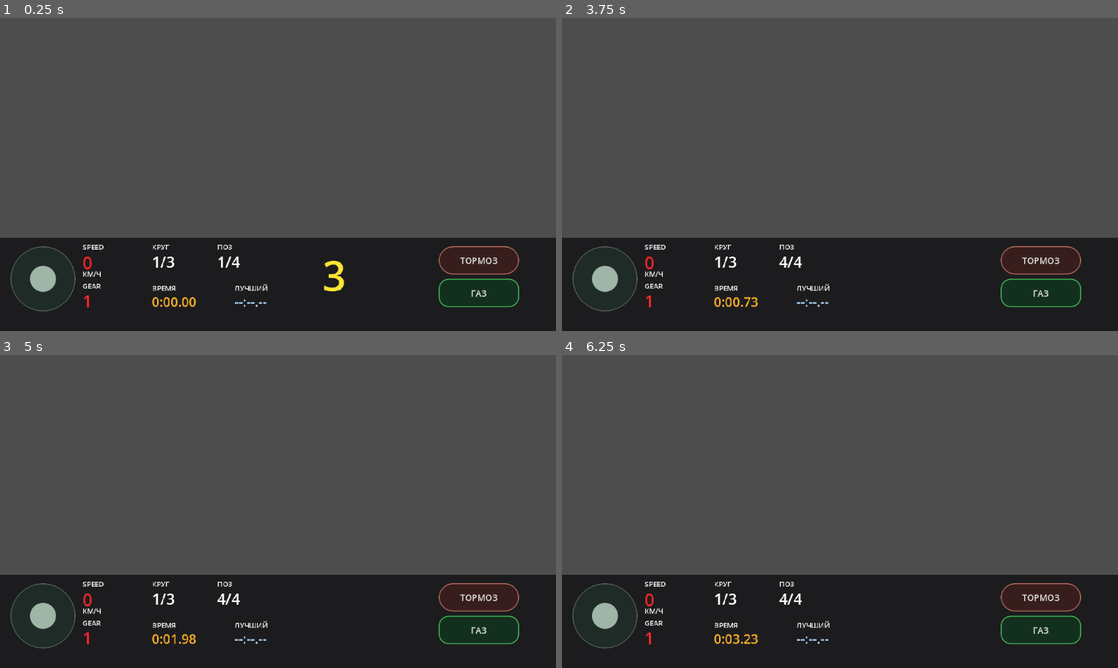
Above: before the commit, frames 1-4 (two rows, left to right).
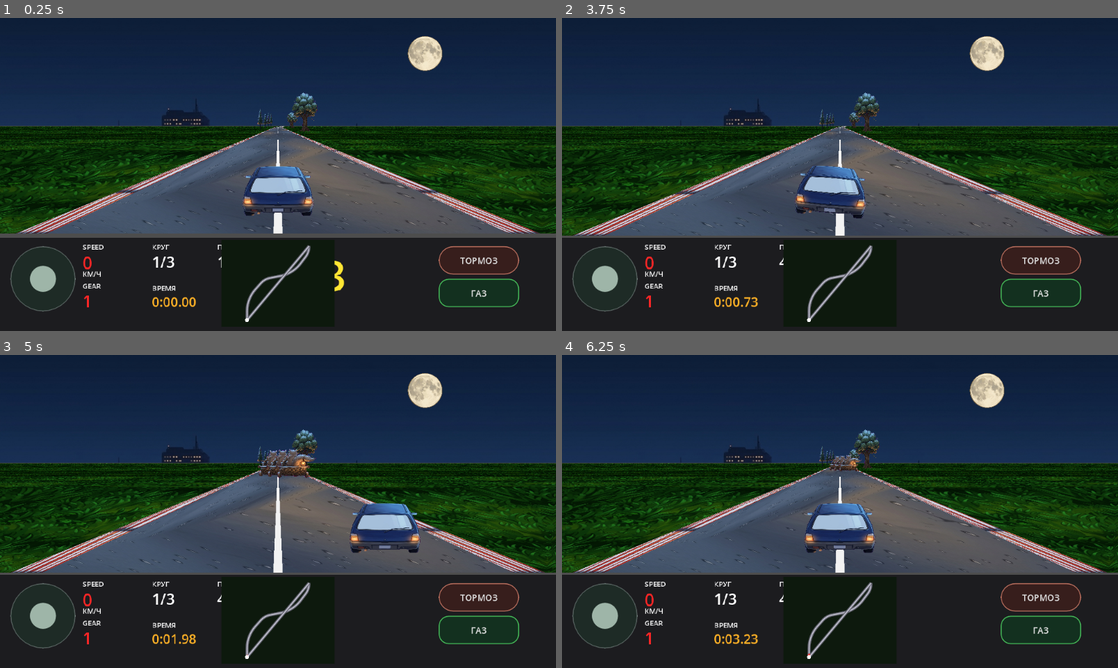
Above: after the commit, the same moments.

Repository: masterofmagic234/Arkon
Game: Godot game, scene res://scenes/level2_pseudo3d.tscn
The game is run twice, just before and just after one commit, with the same random seed, the same clock (stepped at 60 frames per second) and the same inputs. This scene is started directly instead of the project's main scene.
Inputs (mouse positions are in pixels of both pictures, inside the frame that each line leads up to):
- Up to frame 1 (0.25 s): no input
- Up to frame 2 (3.75 s): click "ТОРМОЗ" at 0.5 s; click "ГАЗ" at 1.25 s; tap Enter at 2, 3.5 s; move the mouse to (962, 158) at 2.02 s; hold D (race_right) 2.03-2.75 s; click (962, 158) at 2.17 s; tap Space at 2.75 s; drag from (728, 190) to (812, 237) at 2.77 s; move the mouse to (895, 105) at 3.52 s; hold D (race_right) from 3.53 s (still down)
- Up to frame 3 (5 s): release D (race_right) at 4.25 s; drag from (250, 574) to (111, 464) at 4.27 s
- Up to frame 4 (6.25 s): move the mouse to (1006, 558) at 5.02 s; hold A (race_left) 5.03-5.75 s; drag from (673, 464) to (756, 433) at 5.77 s

The runs differ from the first frame. In frame 1, 61% of the frame differs, in the area x 0-100%, y 0-98%; in frame 2, 61%; in frame 3, 61%; in frame 4, 61%.
Error before the commit: Parse Error: Unexpected identifier "ts" in class body. (res://scripts/race_renderer_pseudo3d.gd:298)

Commit message:
Repair grass UV renderer after malformed update

Diff:
--- a/scripts/race_renderer_pseudo3d.gd
+++ b/scripts/race_renderer_pseudo3d.gd
@@ -220,7 +220,10 @@
             var next_center_x: float = _smooth_track_x(next_absolute_seg) - camera_track_x
             ssx[i + 1] = half_w + next_scale * next_center_x * half_w
             ssy[i + 1] = horizon_y + (h - horizon_y) * CAMERA_BEHIND / next_dz
-            shw[i + 1] = next_scale * ROAD_WOR    # Grass is mapped in world coordinates, not per-render-segment UVs.
+            shw[i + 1] = next_scale * ROAD_WORLD_WIDTH * 0.5 * w * ROAD_SCREEN_SCALE
+
+
+    # Grass is mapped in world coordinates, not per-render-segment UVs.
     # Each thin trapezoid receives UVs from the inverse of the exact screen
     # projection used for the road. ROAD_STEP subdivision keeps the affine
     # interpolation inside each quad visually close to perspective-correct.
@@ -247,33 +250,23 @@
             var right_points := PackedVector2Array([road_r0, gr0, gr1, road_r1])
 
             if grass_texture != null:
-                # Physical depth of the two ends of this ground strip.
                 var dz_i: float = maxf(1.0, (float(gi) / float(VISUAL_SUBDIVISIONS) - cam_progress) * RaceLevelData.SEGMENT_HEIGHT + CAMERA_BEHIND)
                 var dz_j: float = maxf(1.0, (float(gj) / float(VISUAL_SUBDIVISIONS) - cam_progress) * RaceLevelData.SEGMENT_HEIGHT + CAMERA_BEHIND)
-
                 var center_x_i: float = _smooth_track_x(absolute_seg_i) - camera_track_x
                 var center_x_j: float = _smooth_track_x(absolute_seg_j) - camera_track_x
                 var half_road: float = ROAD_WORLD_WIDTH * 0.5
-
-                # Invert the exact road X projection. shw already contains
-                # the current viewport width, perspective scale and the
-                # ROAD_SCREEN_SCALE used by the renderer.
                 var world_dx_per_px_i: float = half_road * ROAD_SCREEN_SCALE / maxf(shw[gi], 0.001)
                 var world_dx_per_px_j: float = half_road * ROAD_SCREEN_SCALE / maxf(shw[gj], 0.001)
-
                 var world_x_left_i: float = center_x_i + (0.0 - ssx[gi]) * world_dx_per_px_i
                 var world_x_right_i: float = center_x_i + (w - ssx[gi]) * world_dx_per_px_i
                 var world_x_left_j: float = center_x_j + (0.0 - ssx[gj]) * world_dx_per_px_j
                 var world_x_right_j: float = center_x_j + (w - ssx[gj]) * world_dx_per_px_j
-
                 var world_x_road_l_i: float = center_x_i - half_road
                 var world_x_road_l_j: float = center_x_j - half_road
                 var world_x_road_r_i: float = center_x_i + half_road
                 var world_x_road_r_j: float = center_x_j + half_road
-
                 var uv_y_i: float = -dz_i * GRASS_WORLD_UV_SCALE
                 var uv_y_j: float = -dz_j * GRASS_WORLD_UV_SCALE
-
                 var left_uvs := PackedVector2Array([
                     Vector2(world_x_left_i * GRASS_WORLD_UV_SCALE, uv_y_i),
                     Vector2(world_x_road_l_i * GRASS_WORLD_UV_SCALE, uv_y_i),
@@ -286,16 +279,12 @@
                     Vector2(world_x_right_j * GRASS_WORLD_UV_SCALE, uv_y_j),
                     Vector2(world_x_road_r_j * GRASS_WORLD_UV_SCALE, uv_y_j)
                 ])
-
                 var grass_cols := PackedColorArray([grass_tint, grass_tint, grass_tint, grass_tint])
                 draw_polygon(left_points, grass_cols, left_uvs, grass_texture)
                 draw_polygon(right_points, grass_cols, right_uvs, grass_texture)
             else:
                 draw_colored_polygon(left_points, grass_tint)
                 draw_colored_polygon(right_points, grass_tint)
-        gi -= ROAD_STEP
-
-ts, grass_tint)
         gi -= ROAD_STEP
 
     # Draw paired visual subdivisions. This keeps the road curved while
